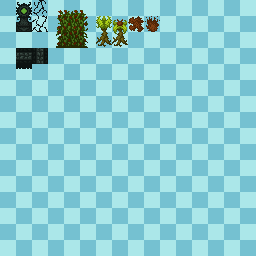
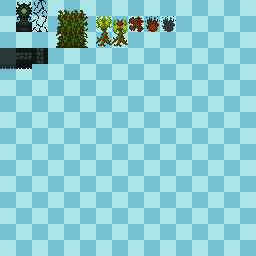
Layer changes from the first 256px x 256px image to the second:
added layer "ombre projectile" (75%) above "ombre pont" over (x1=161, y1=16, x2=176, y2=32)
added layer "ombre pont" above "Calque 2" over (x1=0, y1=48, x2=16, y2=69)
